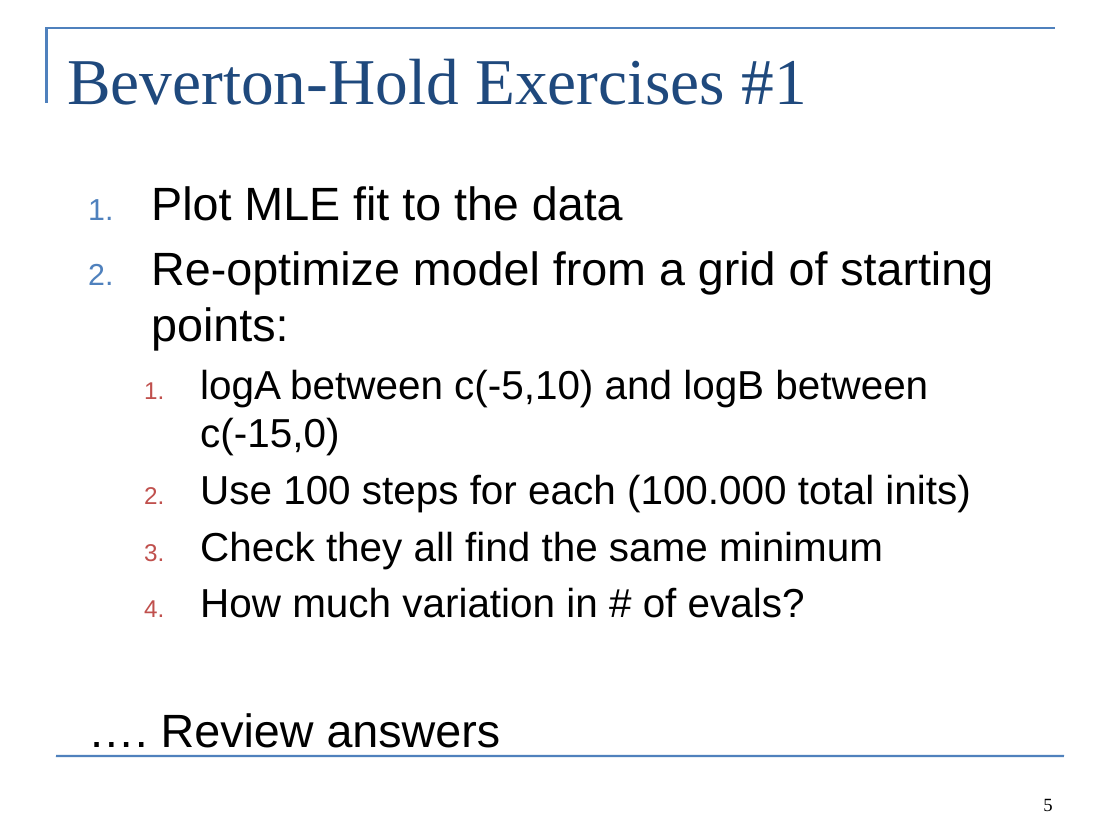
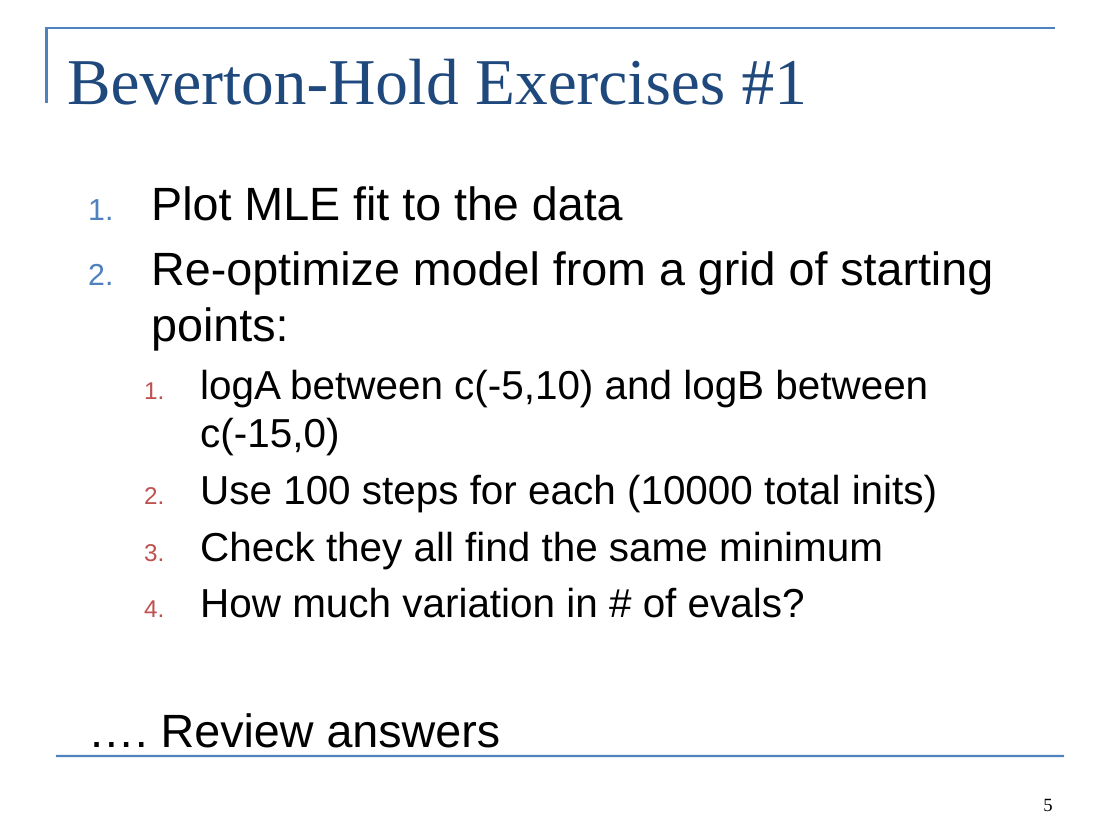
Before and after one commit to colemonnahan/tmb_workshop, a slide deck: slide 5 of day1/lab1_bevholt.pptx. Drawn at 1120x840 pixels with LibreOffice and Linux fonts; fonts in the diff are those of the drawing. Boxes give left, top, right and bottom in pixels: in the first picture for what was removed or moved away, otherwise in the second. Text is boxed around its words. In the diff, an @@ line names an element or a change of style, - is before the commit and + after.

```diff
--- a/day1/lab1_bevholt.pptx
+++ b/day1/lab1_bevholt.pptx
@@ text at [200,474,937,512]: text changed @@
-  2. Use 100 steps for each (100.000 total inits)
+  2. Use 100 steps for each (10000 total inits)
```
Also in this commit, not shown: 10 other files.
